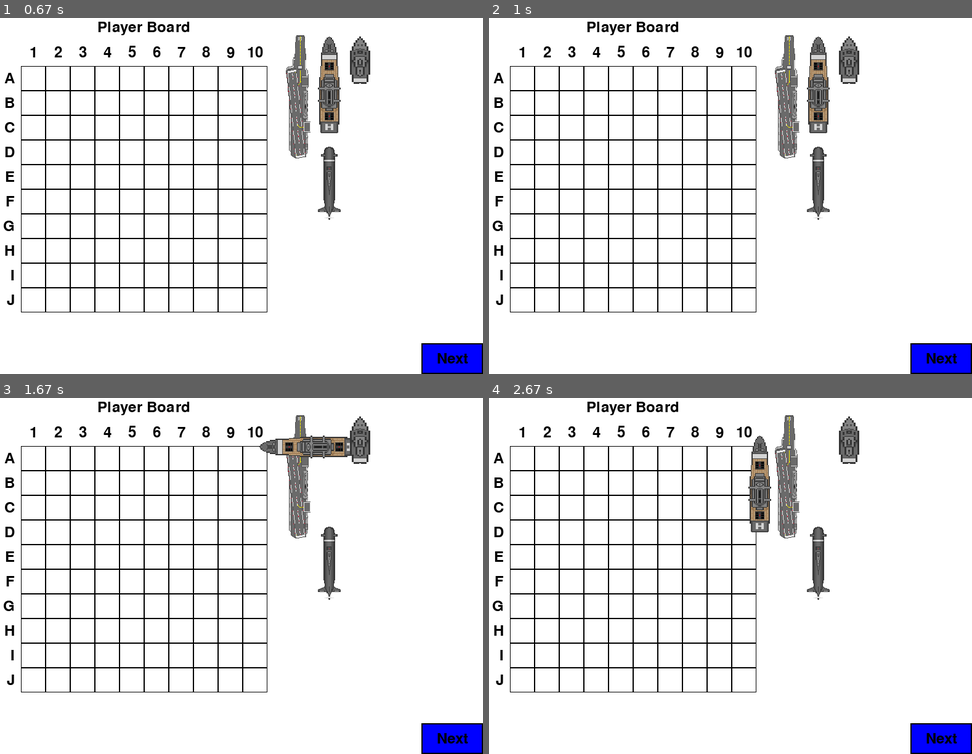
Above: before the commit, frames 1-4 (two rows, left to right).
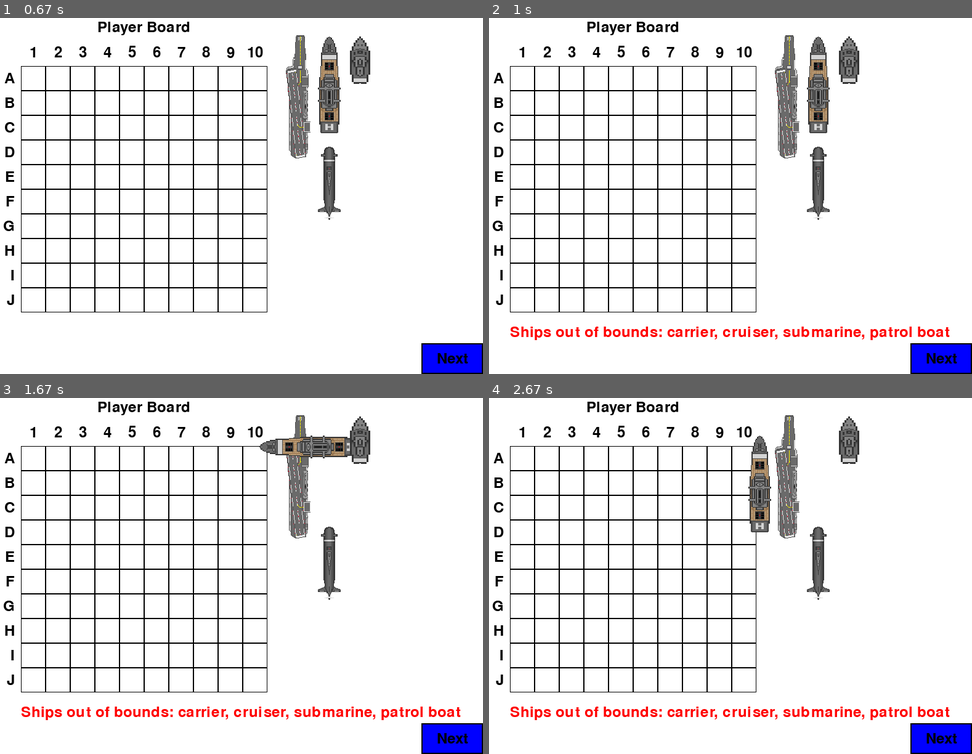
Above: after the commit, the same moments.

Repository: alemtz16/pygame_battleship
Game: pygame game, started from main.py
Same seed, same stepped clock (60 frames per second), same inputs: the game is played once before the commit and once after it.
Inputs (mouse positions are in pixels of both pictures, inside the frame that each line leads up to):
- Up to frame 1 (0.67 s): press the mouse at (236, 142) at 0.37 s; move the mouse to (294, 160) at 0.47 s; release the mouse at (347, 181) at 0.6 s
- Up to frame 2 (1 s): press the mouse at (943, 359) at 0.7 s; move the mouse to (822, 306) at 0.8 s; release the mouse at (706, 256) at 0.93 s
- Up to frame 3 (1.67 s): press the mouse at (328, 465) at 1.03 s; move the mouse to (299, 472) at 1.13 s; release the mouse at (270, 483) at 1.27 s; hold Up 1.33-1.63 s
- Up to frame 4 (2.67 s): hold Down 1.67-1.97 s; hold Up 2-2.37 s; hold Down from 2.4 s (still down)

Frame 1 is identical in both runs. In frame 2, 1.2% of the frame differs, in the area x 4-96%, y 86-91%; in frame 3, 1.2%; in frame 4, 1.2%.

Commit message:
alerta bounds

Diff:
--- a/board.py
+++ b/board.py
@@ -34,14 +34,19 @@
         return True
 
     def all_ships_within_bounds(self):
+        out_of_bounds_ships = []
+        all_within_bounds = True
         for ship in self.ships:
             for x, y in ship.get_occupied_positions():
                 x_num = int(x) - 1
                 y_num = ord(y) - 65
                 if x_num < 0 or x_num >= self.size or y_num < 0 or y_num >= self.size:
                     logging.debug(f"Ship {ship.name} out of bounds at position ({x}, {y})")
-                    return False
-        return True
+                    out_of_bounds_ships.append(ship.name)
+                    all_within_bounds = False
+                    break
+        return all_within_bounds, out_of_bounds_ships
+
 
 
     def draw(self, screen, cell_size, offset=(0, 0), title="Player Board"):
--- a/main.py
+++ b/main.py
@@ -7,7 +7,11 @@
 from gui_helpers import draw_button
 from fleet_config import FLEET
 
+import time
 
+# Add a variable to track the alert display time
+alert_start_time = None
+alert_duration = 30
 logging.basicConfig(level=logging.DEBUG, format='%(asctime)s - %(levelname)s - %(message)s')
 
 pygame.init()
@@ -70,7 +74,8 @@
                     ship.handle_keyboard_event(event)
 
         if draw_button(screen, "Next", next_button, BLUE, RED, pygame.font.Font(None, 36)) and pygame.mouse.get_pressed()[0]:
-            if player_board.all_ships_within_bounds():
+            within_bounds, out_of_bounds_ships = player_board.all_ships_within_bounds()
+            if within_bounds:
                 game_state = 'GAME'
                 logging.debug("Transitioning to GAME state.")
                 for ship in ships:
@@ -78,7 +83,20 @@
                     ship.update_image(CELL_SIZE2)
                 screen = pygame.display.set_mode((950, WINDOW_HEIGHT))
             else:
-                logging.debug("Some ships are out of bounds.")
+                logging.debug(f"Ships out of bounds: {', '.join(out_of_bounds_ships)}")
+                alert_message = f"Ships out of bounds: {', '.join(out_of_bounds_ships)}"
+                font = pygame.font.Font(None, 36)
+                text_surface = font.render(alert_message, True, (255, 0, 0))
+                screen.blit(text_surface, (50, 520))
+                alert_start_time = time.time()
+        if alert_start_time is not None:
+            elapsed_time = time.time() - alert_start_time
+            if elapsed_time < alert_duration:
+                font = pygame.font.Font(None, 36)
+                text_surface = font.render(alert_message, True, (255, 0, 0))
+                screen.blit(text_surface, (50, 520))
+            else:
+                alert_start_time = None
 
     elif game_state == 'GAME':
         player_board.draw(screen, CELL_SIZE2, offset=(50, 100),title="Player Board")
